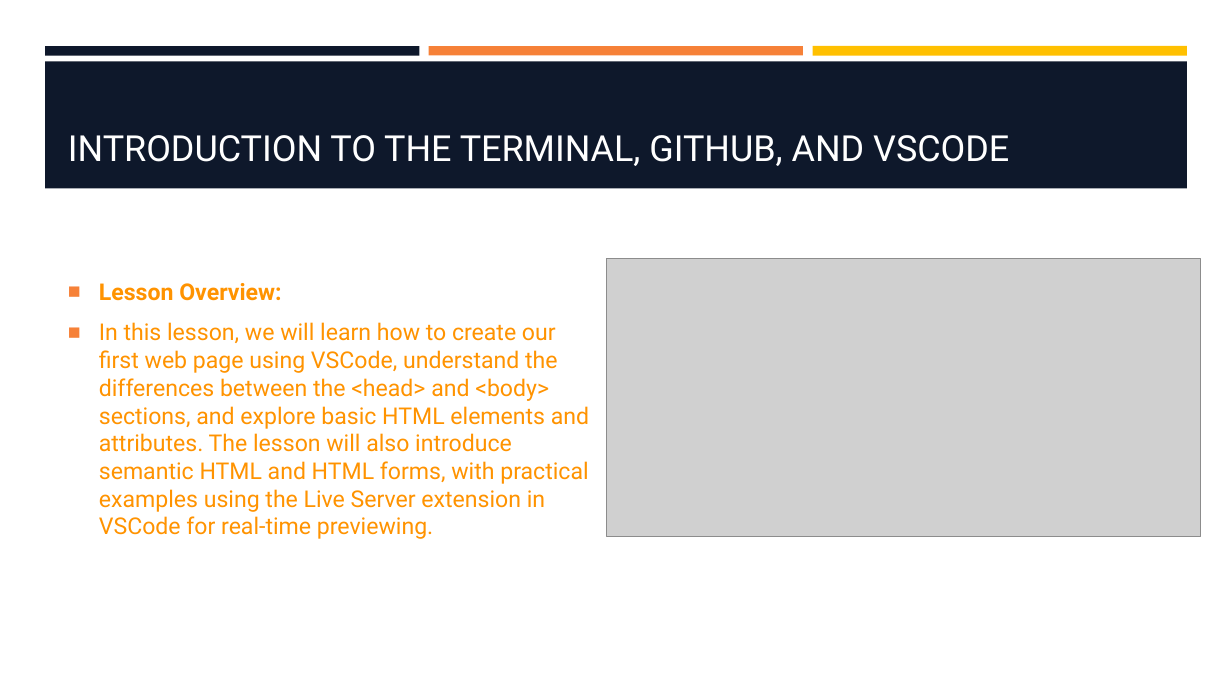
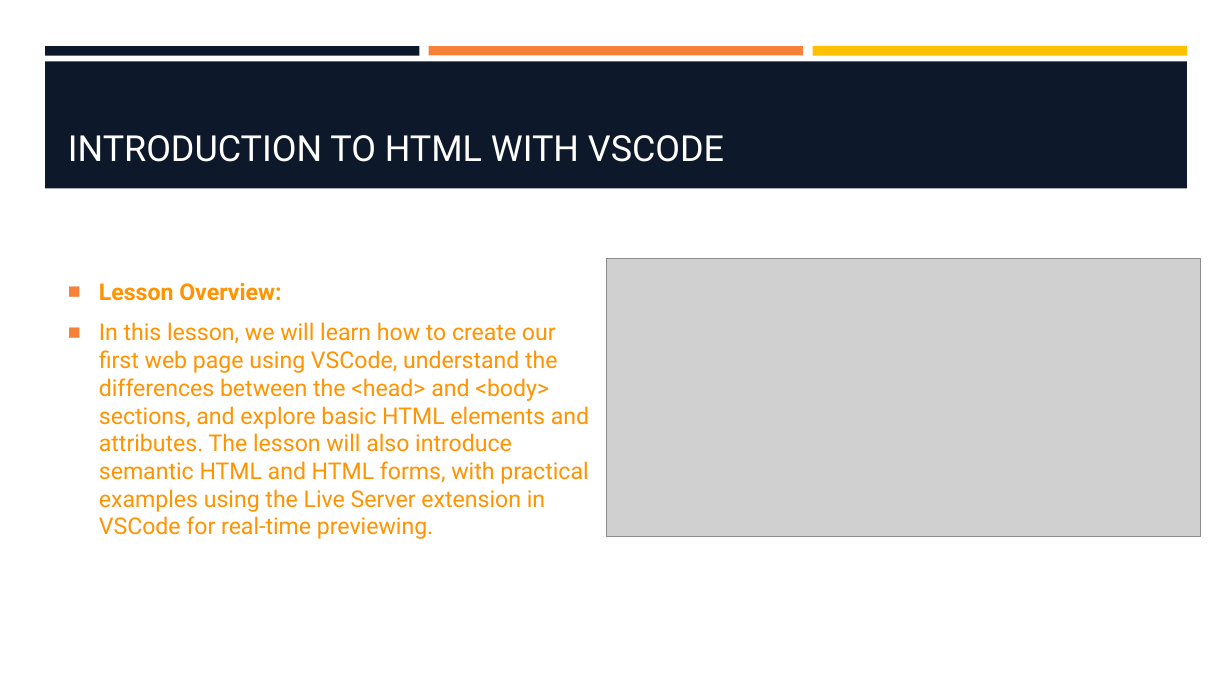
Before and after one commit to hawkeye1900/SBC-Sept24, a slide deck: slide 2 of week-1/W1-S2-introducing-html/W1-S2-introducing-html.pptx. Drawn at 1232x693 pixels with LibreOffice and Linux fonts; fonts in the diff are those of the drawing; grey boxes stand for pictures; background and template pictures are left out. Boxes give left, top, right and bottom in pixels: in the first picture for what was removed or moved away, otherwise in the second. Text is boxed around its words. In the diff, an @@ line names an element or a change of style, - is before the commit and + after.

```diff
--- a/week-1/W1-S2-introducing-html/W1-S2-introducing-html.pptx
+++ b/week-1/W1-S2-introducing-html/W1-S2-introducing-html.pptx
@@ title at (68,135,724,162): text changed @@
-INTRODUCTION TO THE TERMINAL, GITHUB, AND VSCODE
+INTRODUCTION TO HTML WITH VSCODE
```
Also in this commit, not shown: 1 other slide changed, 20 other files.
